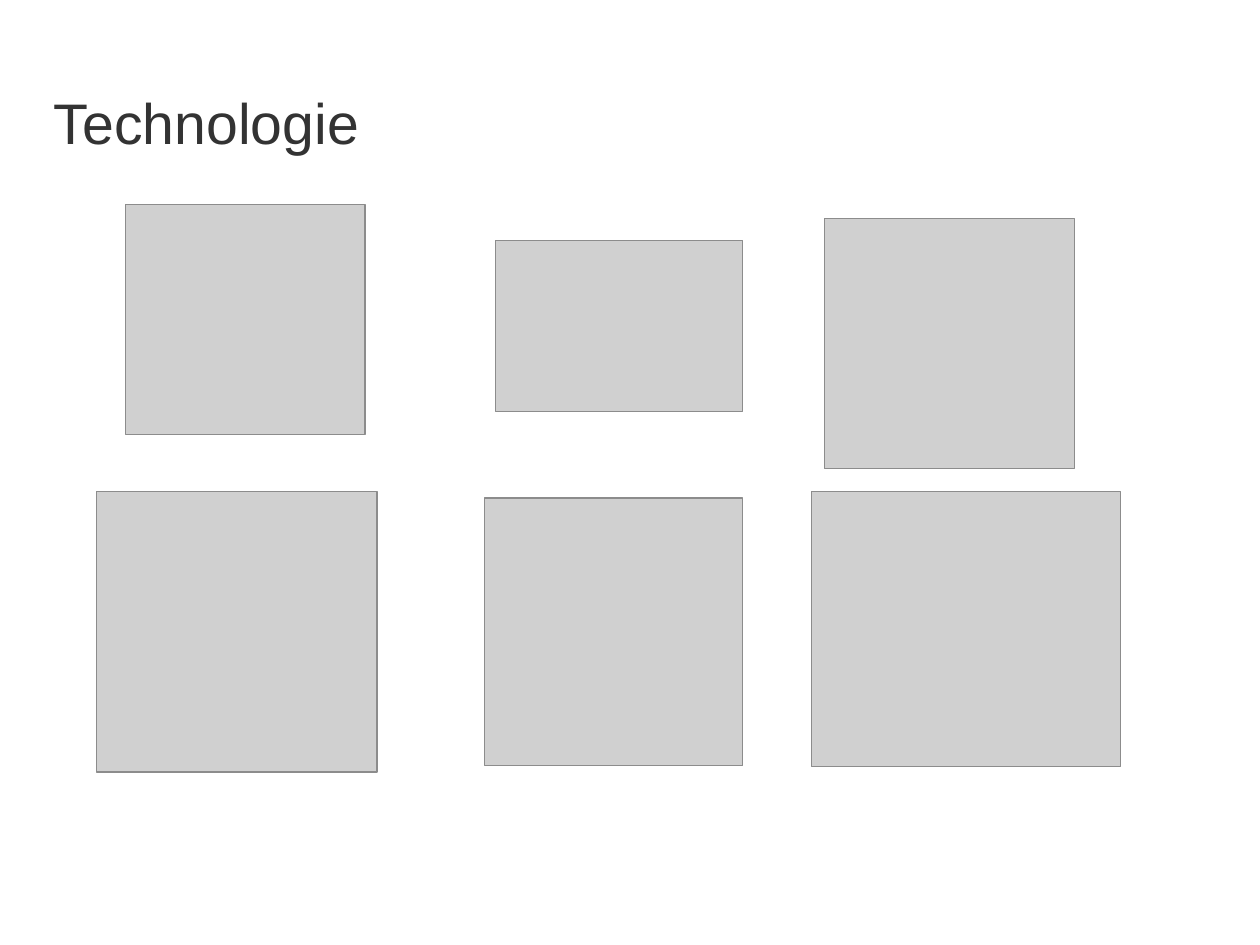
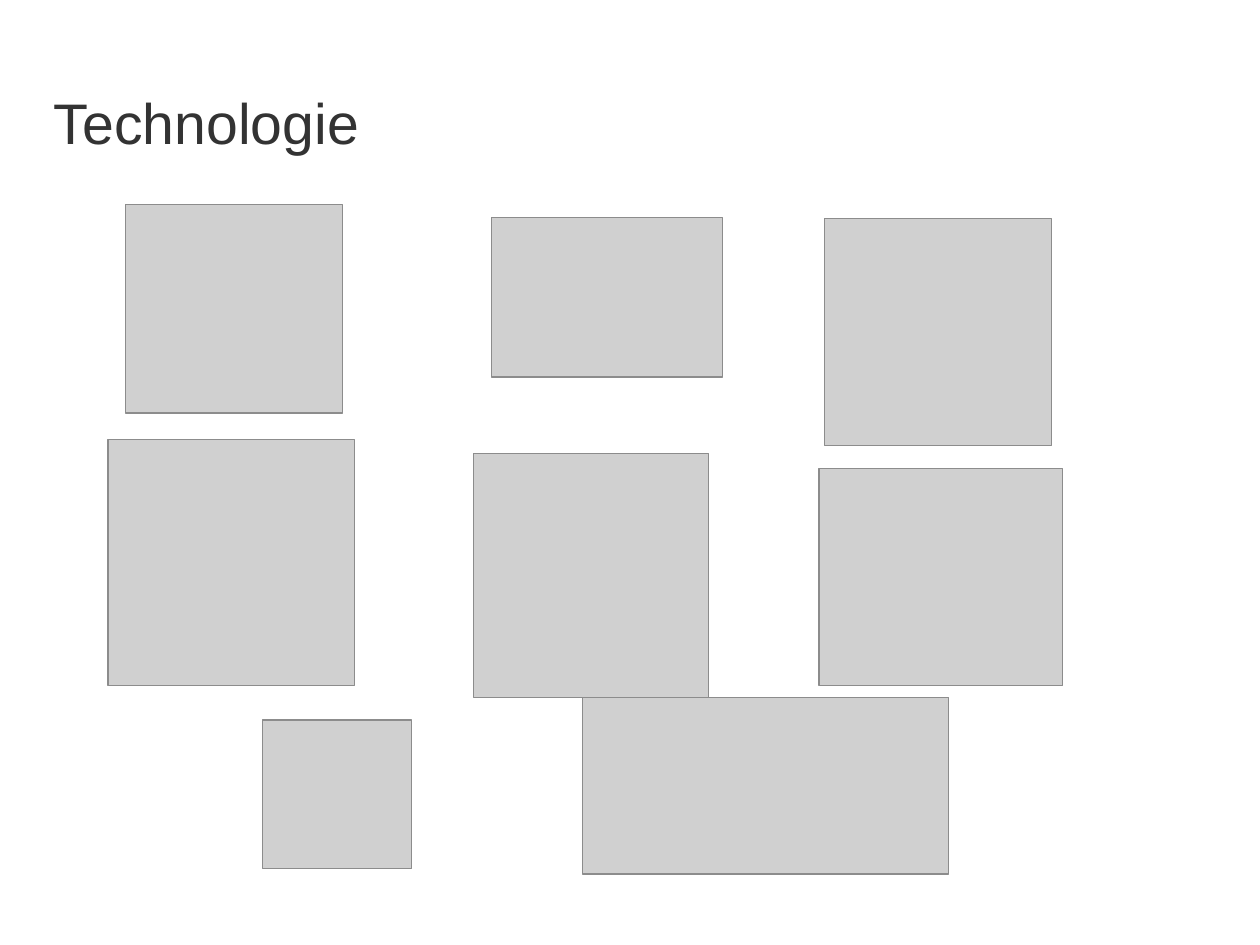
Before and after one commit to okapusta/skirace, a slide deck: slide 4 of doc/prezentacja.odp. Drawn at 1260x945 pixels with LibreOffice and Linux fonts; fonts in the diff are those of the drawing; grey boxes stand for pictures; background and template pictures are left out. Boxes give left, top, right and bottom in pixels: in the first picture for what was removed or moved away, otherwise in the second. Text is boxed around its words. In the diff, an @@ line names an element or a change of style, - is before the commit and + after.

```diff
--- a/doc/prezentacja.odp
+++ b/doc/prezentacja.odp
@@ picture: place and size @@
-picture at box(126, 205, 365, 434)
+picture at box(126, 205, 343, 413)
@@ picture: place and size @@
-picture at box(495, 240, 743, 412)
+picture at box(492, 217, 723, 377)
@@ picture: place and size @@
-picture at box(824, 218, 1075, 469)
+picture at box(824, 218, 1052, 446)
@@ picture: place and size @@
-picture at box(97, 492, 377, 772)
+picture at box(109, 440, 354, 686)
@@ picture: place and size @@
-picture at box(485, 499, 743, 766)
+picture at box(473, 453, 709, 697)
@@ picture: place and size @@
-picture at box(812, 492, 1121, 767)
+picture at box(820, 469, 1063, 686)
@@ picture added at box(583, 697, 949, 875) @@
@@ picture added at box(263, 720, 412, 869) @@
```
Also in this commit, not shown: 3 other files.
